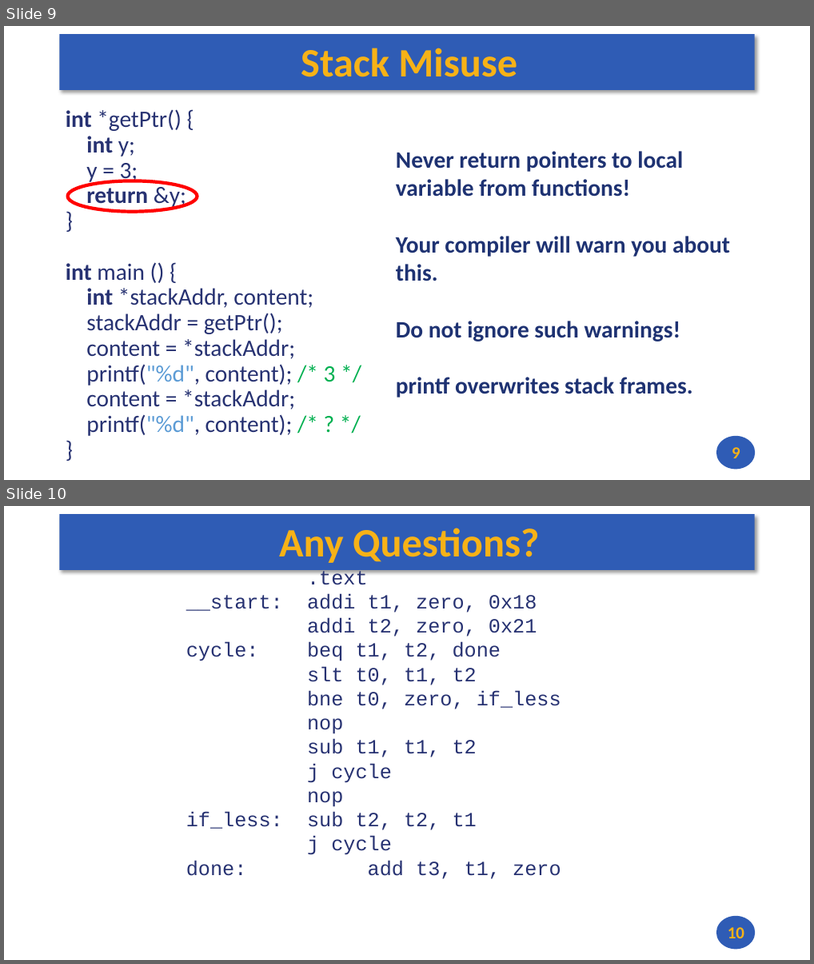
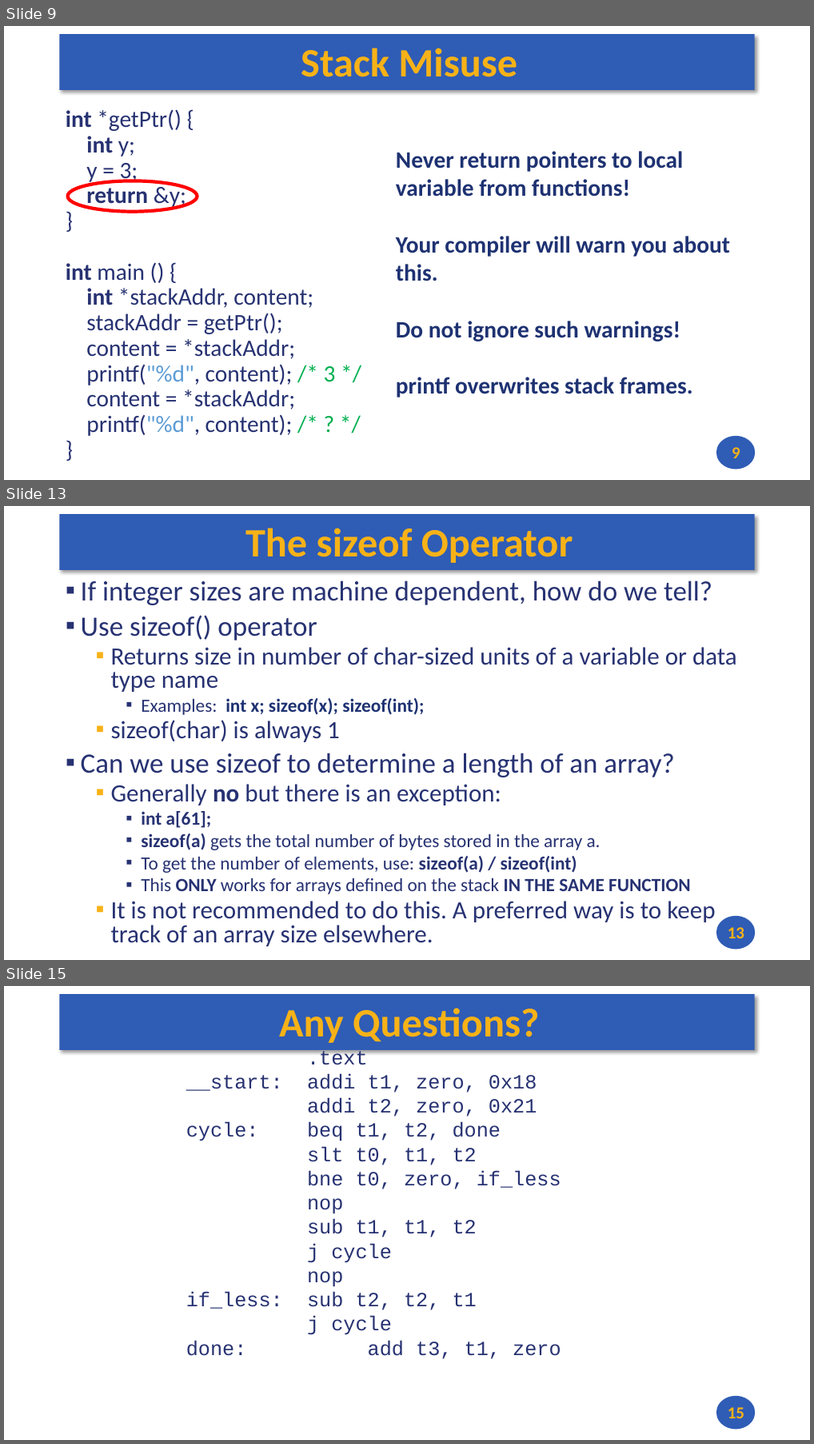
Before and after one commit to andrewt0301/hse-acos-course, a slide deck: docs/part2os/02_C/OS_Lecture_02.pptx. Shown one above the other, each under a label of ours: slides 9 and 10 before the commit, slides 9, 13 and 15 after it; the slides between them are not shown. The pictures are 814x964 and 814x1444 pixels, drawn with LibreOffice and Linux fonts; fonts in the diff are those of the drawing. Boxes give left, top, right and bottom in pixels: in the first picture for what was removed or moved away, otherwise in the second. Text is boxed around its words. In the diff, an @@ line names an element or a change of style, - is before the commit and + after.

```diff
--- a/docs/part2os/02_C/OS_Lecture_02.pptx
+++ b/docs/part2os/02_C/OS_Lecture_02.pptx
@@ slide 13 added at (x1=4, y1=506, x2=810, y2=960), background #FFFFFF; not listed: 2 template elements that a slide beside it also shows @@
@@ title added at (x1=246, y1=528, x2=574, y2=563), 48 pt, text #F7B217, bold @@
+The sizeof Operator
@@ text added at (x1=81, y1=580, x2=738, y2=946), 22.2 pt, text #273272 @@
+▪ If integer sizes are machine dependent, how do we tell?
+▪ Use sizeof() operator
+  ▪ Returns size in number of char-sized units of a variable or data type name
+    ▪ Examples: int x; sizeof(x); sizeof(int);
+  ▪ sizeof(char) is always 1
+▪ Can we use sizeof to determine a length of an array?
+  ▪ Generally no but there is an exception:
+    ▪ int a[61];
+    ▪ sizeof(a) gets the total number of bytes stored in the array a.
+    ▪ To get the number of elements, use: sizeof(a) / sizeof(int)
+    ▪ This ONLY works for arrays defined on the stack IN THE SAME FUNCTION
+  ▪ It is not recommended to do this. A preferred way is to keep track of an array size elsewhere.
@@ page number added at (x1=728, y1=927, x2=745, y2=938), 20 pt, text #F7B217, bold @@
+13
@@ what was slide 10 is now slide 15 @@
@@ page number at (x1=728, y1=1407, x2=745, y2=1418): text changed @@
-10
+15
```
Also in this commit, not shown: 4 other slides added, 2 other files.
